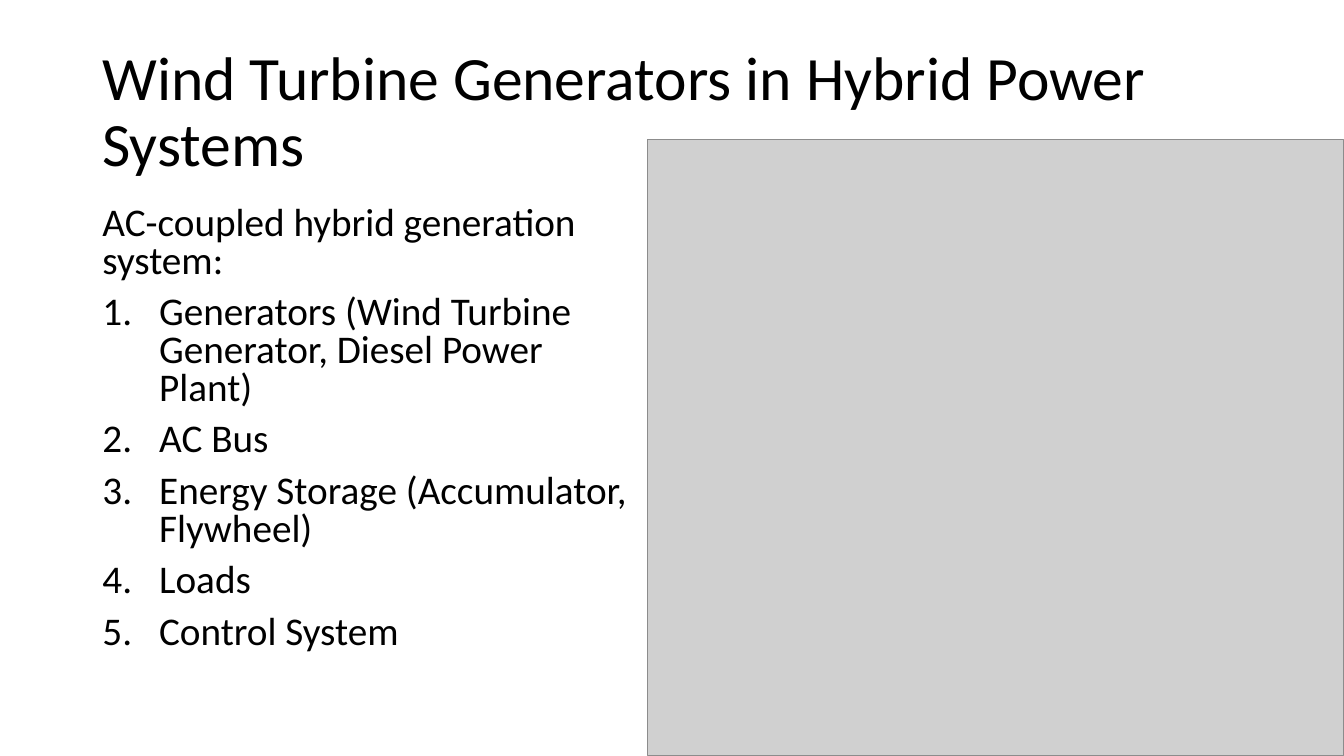
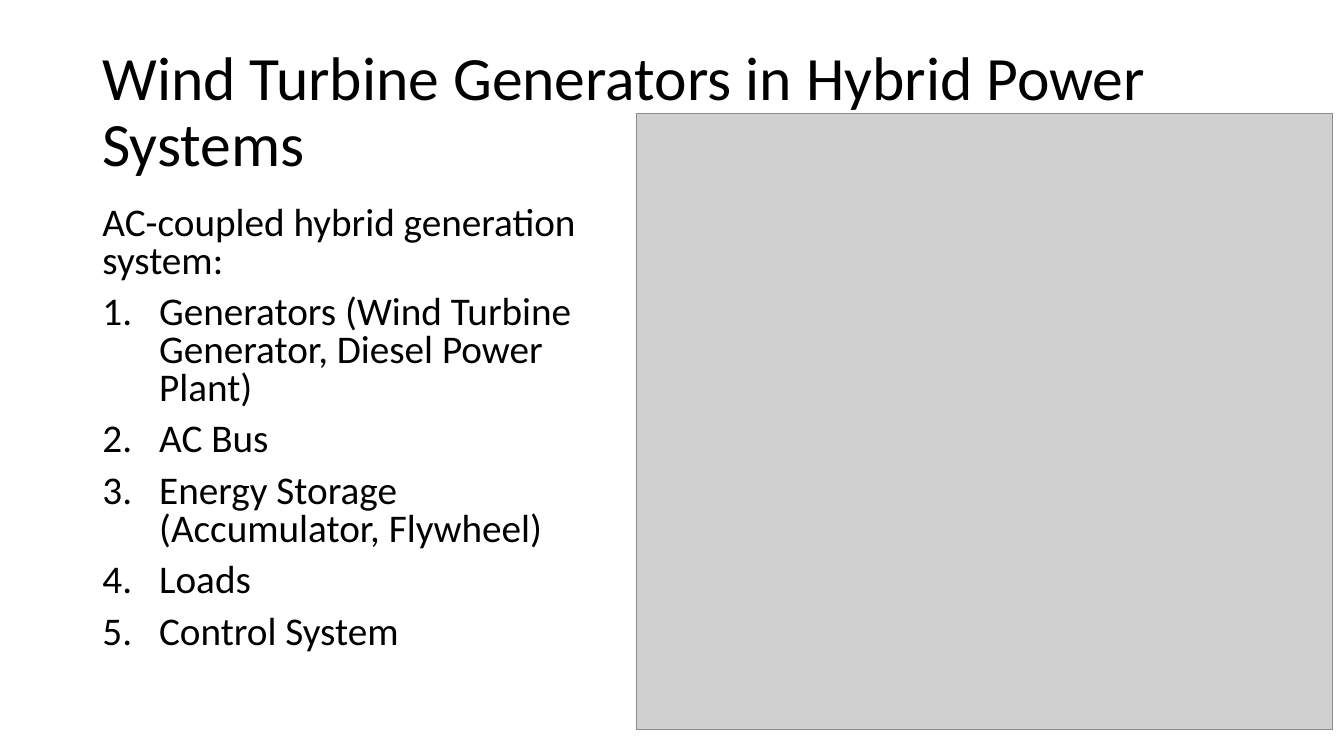
Before and after one commit to MuhammadShamaas1997/Electrical-Engineering, a slide deck: slide 10 of Wind Energy Conversion Systems/WECS.pptx (slide 11 before the commit). Drawn at 1344x756 pixels with LibreOffice and Linux fonts; fonts in the diff are those of the drawing; grey boxes stand for pictures. Boxes give left, top, right and bottom in pixels: in the first picture for what was removed or moved away, otherwise in the second. Text is boxed around its words. In the diff, an @@ line names an element or a change of style, - is before the commit and + after.

```diff
--- a/Wind Energy Conversion Systems/WECS.pptx
+++ b/Wind Energy Conversion Systems/WECS.pptx
@@ picture: place and size @@
-picture at bbox=[648, 140, 1344, 756]
+picture at bbox=[636, 113, 1333, 729]
@@ text "AC-coupled hybrid generation system:" rewrapped from bbox=[102, 208, 627, 652] to bbox=[102, 208, 576, 652] @@
```
Also in this commit, not shown: 8 other slides changed, 1 slide added, 2 slides removed, 1 other file.
